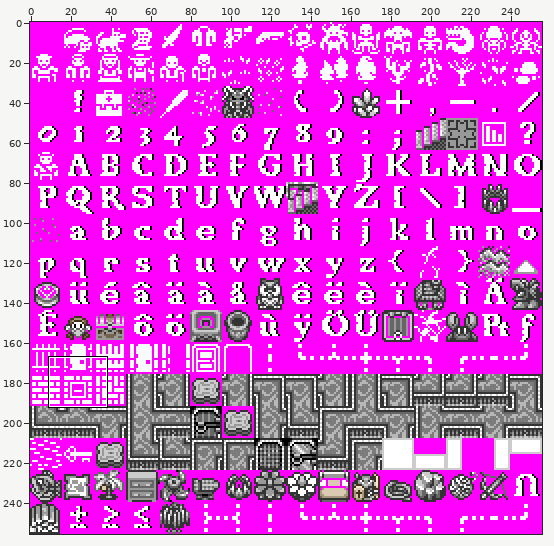
Sprite sheet, stored at data/Redjack17_kenney.png. The first picture is a wide view before the edit; the outline marks the close-up.
Close-up. Old version:
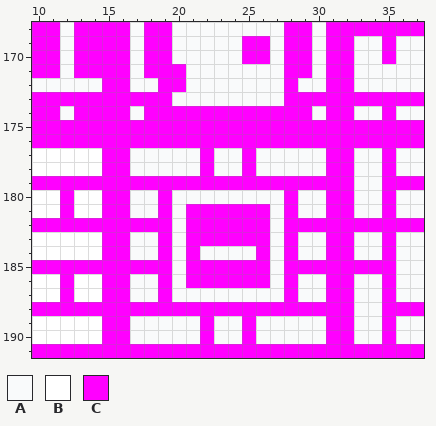
The file is 256x256 pixels. Shown: x 10..37, y 168..191.
Palette (. is transparent): A #f9fafb  B #ffffff  C #ff00ff
Pixels before, first column x 10:
168 CCACCCCACCAAAAAAAACCACCCCCCC
169 CCACCCCACCAAAAACCACCACCAACAA
170 CCACCCCACCAAAAACCACCACCAACAA
171 CCACCCCACCCAAAAAAACCACCAAAAA
172 AAAAACCAACCAAAAAAACAACCAAAAA
173 CCCCCCCCCCAAAAAAAACCCCCCCCCC
174 CCACCCCACCCCCCCCCCCCACCAACAA
175 CCCCCCCCCCCCCCCCCCCCCCCCCCCC
176 CCCCCCCCCCCCCCCCCCCCCCCCCCCC
177 BBBBBCCAAAAACAACAAAAACCAACAA
178 BBBBBCCAAAAACAACAAAAACCAACAA
179 CCCCCCCCCCCCCCCCCCCCCCCAACCC
180 BBCBBCCAACAAAAAAAACAACCAACAA
181 BBCBBCCAACACCCCCCACAACCAACAA
182 CCCCCCCCCCACCCCCCACCCCCCCCCC
183 BBBBBCCAACACCCCCCACAACCAACAA
184 BBBBBCCAACACAAAACACAACCAACAA
185 CCCCCCCCCCACCCCCCACCCCCCCCAA
186 BBCBBCCAACACCCCCCACAACCAACAA
187 BBCBBCCAACAAAAAAAACAACCAACAA
188 CCCCCCCCCCCCCCCCCCCCCCCAACCC
189 BBBBBCCAAAAACAACAAAAACCAACAA
190 BBBBBCCAAAAACAACAAAAACCAACAA
191 CCCCCCCCCCCCCCCCCCCCCCCCCCCC
Once edited:
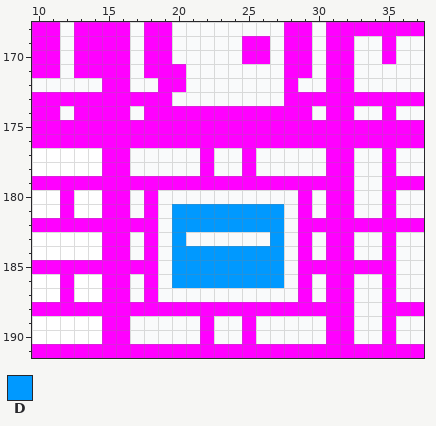
Colours new in this view: D #0099ff
The exact change:
Changed rows in their new state; - is an unchanged pixel.
first column x 18:
180 CA--------AC
181 CADDDDDDDDAC
182 -ADDDDDDDDA-
183 CADAAAAAADAC
184 CADDDDDDDDAC
185 -ADDDDDDDDA-
186 CADDDDDDDDAC
187 CA--------AC
Where, in picture pixels (left, top, right, bottom), the same in both close-ups:
changed: (144, 190, 312, 302)
